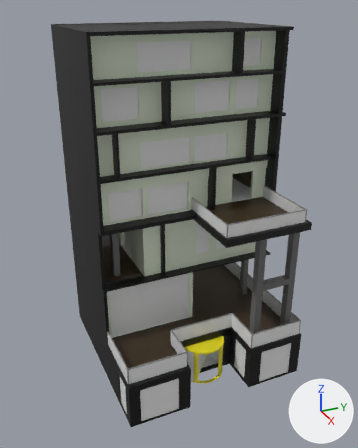
Two versions of the FBX model Ordeals on the Bus/Assets/Models/5STARHOTEL.fbx, one commit apart.
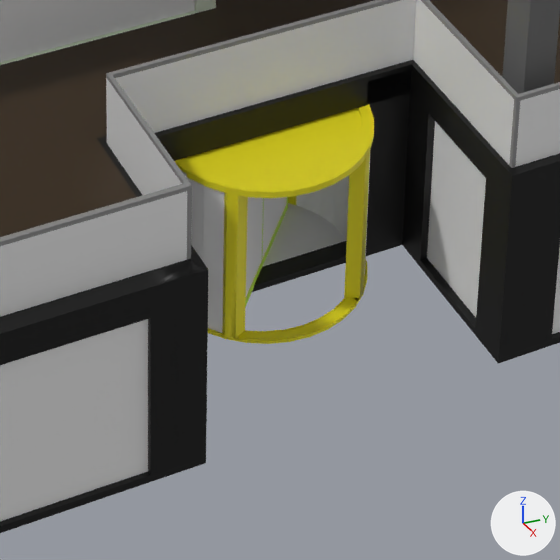
There are two pictures of each version: one whole from a 50 mm camera at (93.3, -42.2, 79.3) aimed at (1.4, -0.9, 33.3), one close up on the part from 42% to 73% of the width and 70% to 95% of the height. Arrows for +X, +Y and +Z are at lower right; the lights stay in place. Where no turn or scale is listed for an object, it has been applied to the vertices. Vertices at the same position are counted once.

The older version as bpy lines, for what is in view:
```python
me_cube_006 = bpy.data.meshes.new('Cube.006')
me_cube_006.from_pydata(...)  # 2940 vertices, 2940 faces; spans x -1.0..1.0, y -1.0..1.0, z -1.0..402.0
# faces by material slot: [1994, 128, 121, 39, 272, 118, 203, 65]
me_cube_006.materials.append(mat_hotel_walls)  # black #000000
me_cube_006.materials.append(mat_hotel_floor)  # white #e7e7e7
me_cube_006.materials.append(mat_hotel_outside_floor)  # brown #3a2b18
me_cube_006.materials.append(mat_hotel_metal)  # dark grey #686868
me_cube_006.materials.append(mat_hotel_edge)  # white #dce7d2
me_cube_006.materials.append(mat_floor_outside_roof)  # light grey #cccccc
me_cube_006.materials.append(mat_hotel_inside_wall)  # brown #575139
me_cube_006.materials.append(mat_hotel_roof)  # green #c1cca2
me_cube_011 = bpy.data.meshes.new('Cube.011')
me_cube_011.from_pydata(...)  # a box spanning x -1.0..1.0, y -1.0..17.8, z -1.0..11.3
me_cylinder = bpy.data.meshes.new('Cylinder')
me_cylinder.from_pydata(...)  # 382 vertices, 288 faces; spans x -5.0..5.25, y -5.06..5.0, z -1.18..7.31
# faces by material slot: [133, 154, 1]
me_cylinder.materials.append(mat_revo_door_glass)  # white #e7e7e7
me_cylinder.materials.append(mat_gold)  # yellow #e7dc1d
me_cylinder.materials.append(mat_door_floo)  # grey #727272
ob_cube = bpy.data.objects.new('Cube', me_cube_006)
ob_cube.location = (0.0, 0.0, 0.0)
ob_cube.rotation_euler = (-3.142, 0.0, 0.0)  # degrees (-180, 0, 0)
ob_cube.scale = (-21.2, -20.5, -0.184)
ob_cube_004 = bpy.data.objects.new('Cube.004', me_cube_011)
ob_cube_004.location = (4.59, -17.78, 11.09)
ob_cube_004.rotation_euler = (-3.142, 0.0, 0.0)  # degrees (-180, 0, 0)
ob_cube_004.scale = (-0.0786, -1.0, -1.0)
ob_cylinder = bpy.data.objects.new('Cylinder', me_cylinder)
ob_cylinder.location = (11.39, 0.23, 1.36)
# also in view: 'Cube.011' at (16.7, 7.8, 4.4); 'Cube.001' at (0.0, 0.0, 25.5); 'Cube.002' at (20.8, -13.9, 4.4); 'Cube.014' at (11.5, 0.3, 4.2)
```
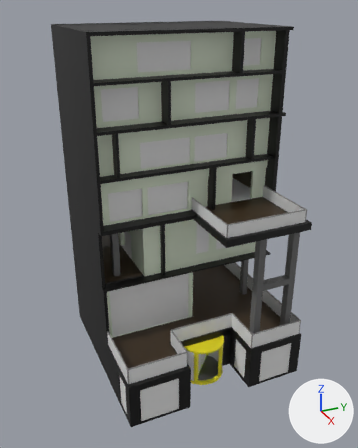
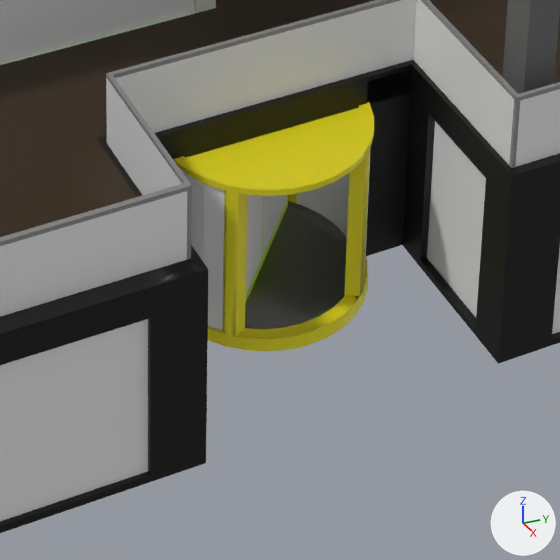
What changed in the scene script:
```text
Change me_cylinder:
    used by ob_cylinder; location = (11.39, 0.23, 1.36)
    remove me_cylinder.from_pydata(...)  # 382 vertices, 288 faces; spans x -5.0..5.25, y -5.06..5.0, z -1.18..7.31
    add me_cylinder.from_pydata(...)  # 416 vertices, 317 faces; spans x -5.0..5.33, y -5.06..5.0, z -1.67..7.31
    me_cylinder part 1
    16 faces are deleted
    2 vertices are added at (4.98, 0.97, -1.67), (4.98, -0.97, -1.67)
    17 new vertices lie (0.08, 0.0, -0.48) away from vertices in x 1.23..5.25, y -4.9..4.9, z -1.14
    15 new vertices lie (-0.25, 0.0, -0.05) away from vertices in x 1.31..5.33, y -4.9..4.9, z -1.62
    16 new faces join them, mat_gold (yellow #e7dc1d)
    17 new faces join them, mat_door_floo (grey #727272)
    18 new faces join them, mat_revo_door_glass (white #e7e7e7)
Change ob_cylinder:
    ob_cylinder.location: (11.39, 0.23, 1.36) -> (11.39, 0.23, 1.48)
```

Changed parts and their boxes [x1, y1, x2, y2] in the close-ups (560 x 560 px):
'Cylinder', reshaped, moved
    before: [175, 104, 374, 344]
    after: [173, 102, 374, 351]
part 1 of me_cylinder, built on
    after: [208, 201, 368, 351]
